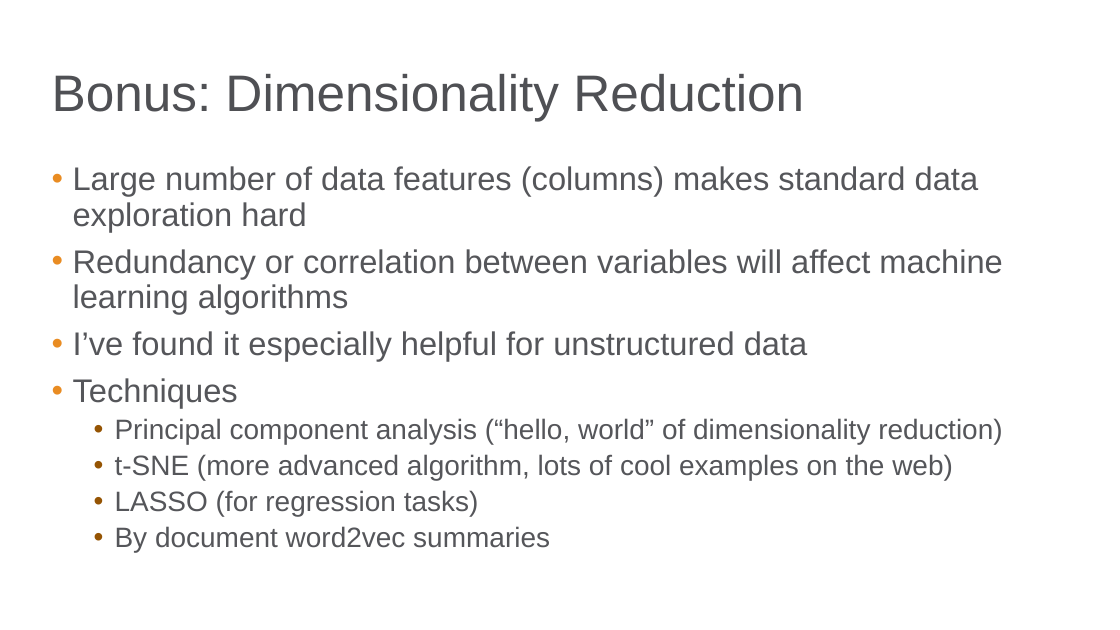
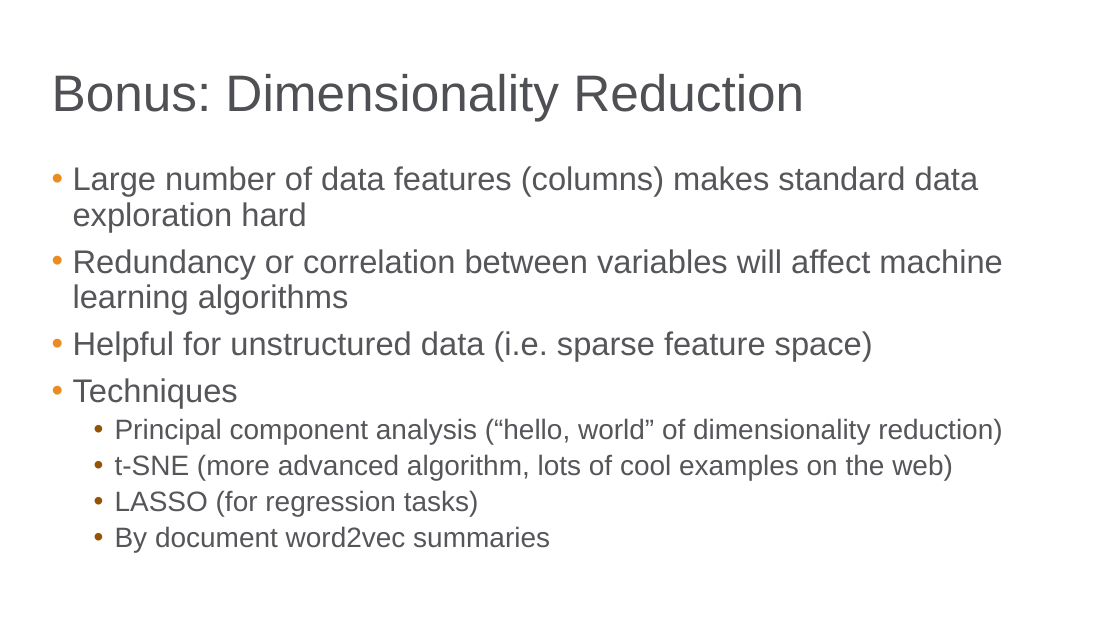
Before and after one commit to bgstieber/APRA-PD-DAS-2019, a slide deck: slide 18 of Generating Insights from Clustering Large Donors - BStieber APRA DAS19.pptx. Drawn at 1120x630 pixels with LibreOffice and Linux fonts; fonts in the diff are those of the drawing; background and template pictures are left out. Boxes give left, top, right and bottom in pixels: in the first picture for what was removed or moved away, otherwise in the second. Text is boxed around its words. In the diff, an @@ line names an element or a change of style, - is before the commit and + after.

```diff
--- a/Generating Insights from Clustering Large Donors - BStieber APRA DAS19.pptx
+++ b/Generating Insights from Clustering Large Donors - BStieber APRA DAS19.pptx
@@ text at (73, 331, 873, 361): text changed @@
-• I’ve found it especially helpful for unstructured data
+• Helpful for unstructured data (i.e. sparse feature space)
```
Also in this commit, not shown: 3 other slides changed, 3 other files.
